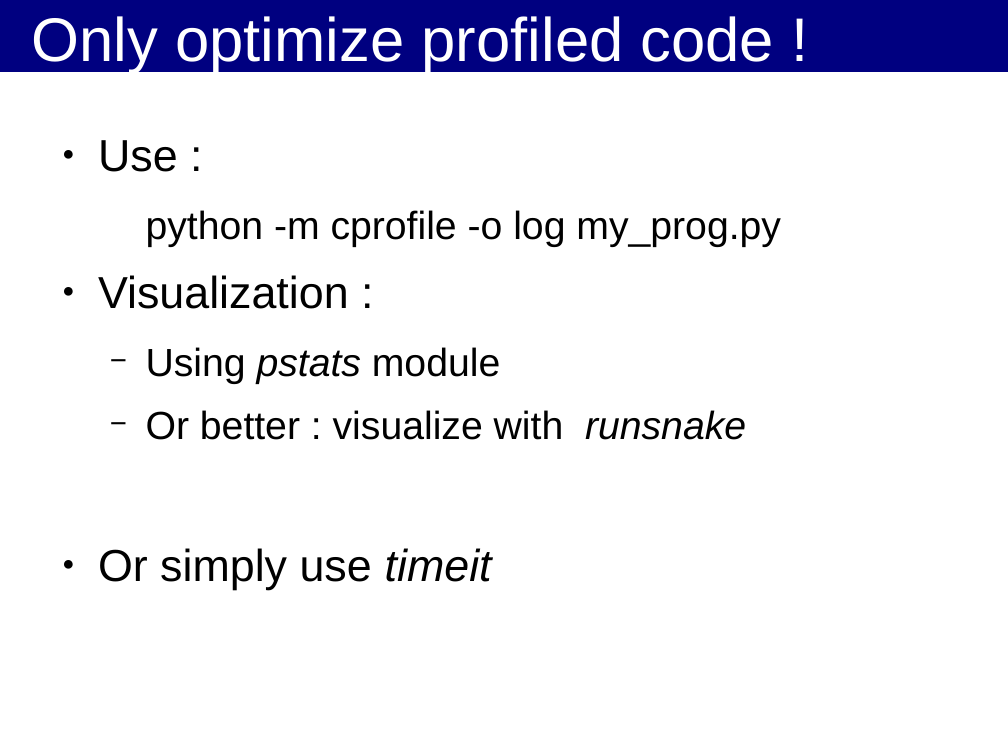
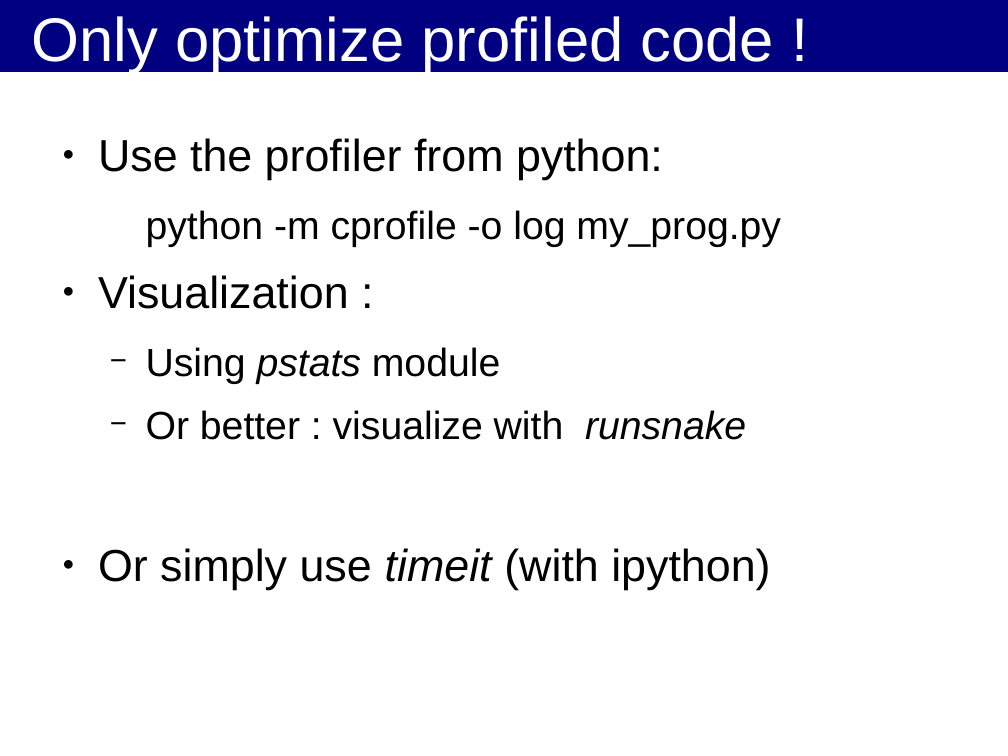
Before and after one commit to kif/HPP, a slide deck: slide 3 of Cython_OpenCL.odp. Drawn at 1008x756 pixels with LibreOffice and Linux fonts; fonts in the diff are those of the drawing; background and template pictures are left out. Boxes give left, top, right and bottom in pixels: in the first picture for what was removed or moved away, otherwise in the second. Text is boxed around its words. In the diff, an @@ line names an element or a change of style, - is before the commit and + after.

Commit message:
Work on python implementation

```diff
--- a/Cython_OpenCL.odp
+++ b/Cython_OpenCL.odp
@@ text at bbox=[98, 138, 663, 180]: text changed @@
-● Use :
+● Use the profiler from python:
@@ text at bbox=[98, 548, 770, 590]: text changed @@
-● Or simply use timeit
+● Or simply use timeit (with ipython)
```
Also in this commit, not shown: 2 other slides changed, 10 slides added, 1 other file.
